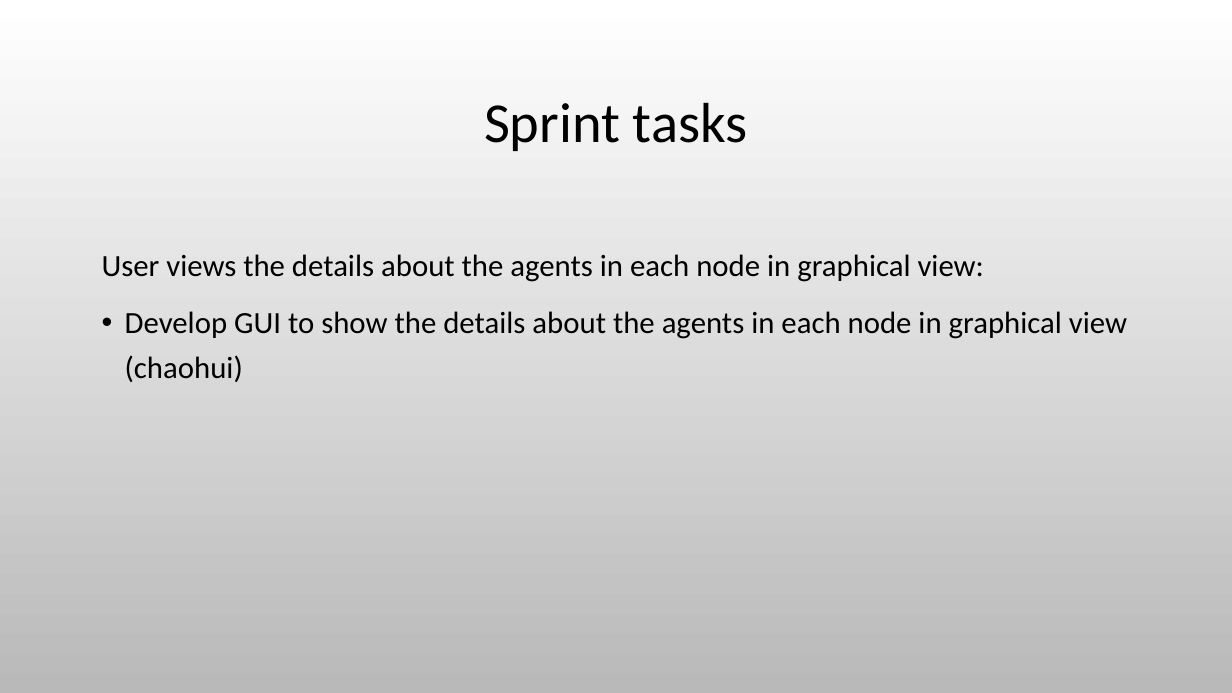
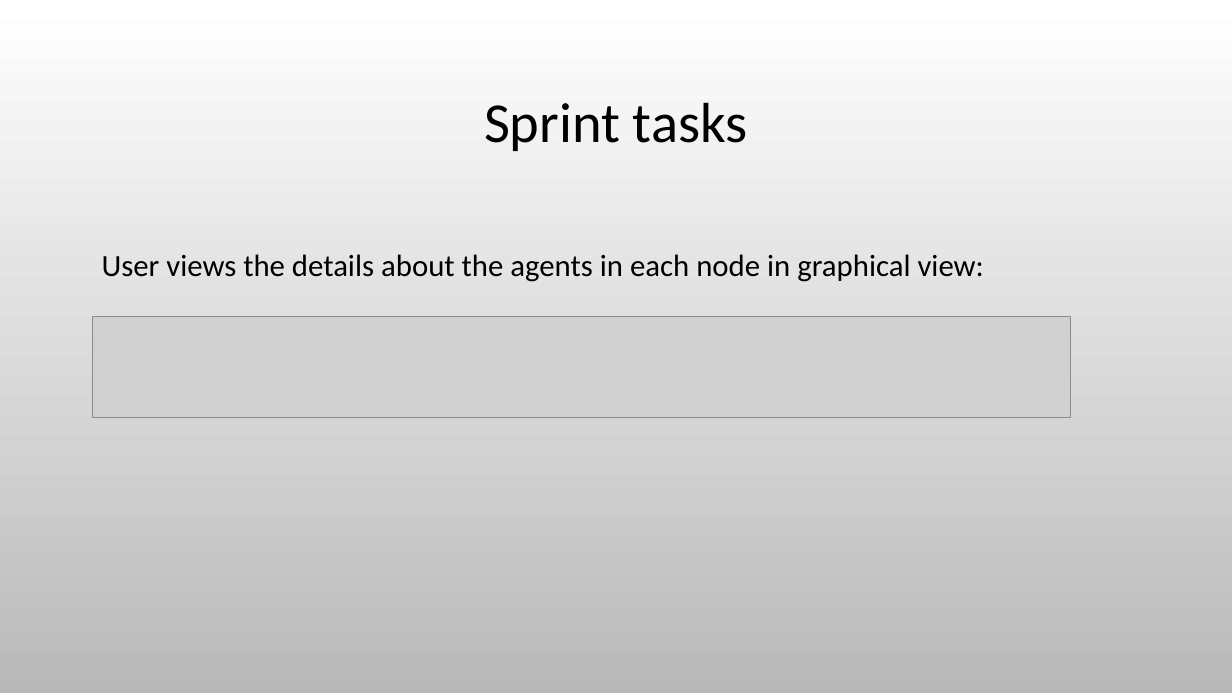
Before and after one commit to 2012215434/CS744, a slide deck: slide 5 of documents/Presentation3.pptx. Drawn at 1232x693 pixels with LibreOffice and Linux fonts; fonts in the diff are those of the drawing; grey boxes stand for pictures; background and template pictures are left out. Boxes give left, top, right and bottom in pixels: in the first picture for what was removed or moved away, otherwise in the second. Text is boxed around its words. In the diff, an @@ line names an element or a change of style, - is before the commit and + after.

```diff
--- a/documents/Presentation3.pptx
+++ b/documents/Presentation3.pptx
@@ picture added at (92,316,1070,418) @@
@@ text at (125,311,1127,382): paragraph removed @@
-• Develop GUI to show the details about the agents in each node in graphical view (chaohui)
```
Also in this commit, not shown: 2 other slides changed, 2 other files.
